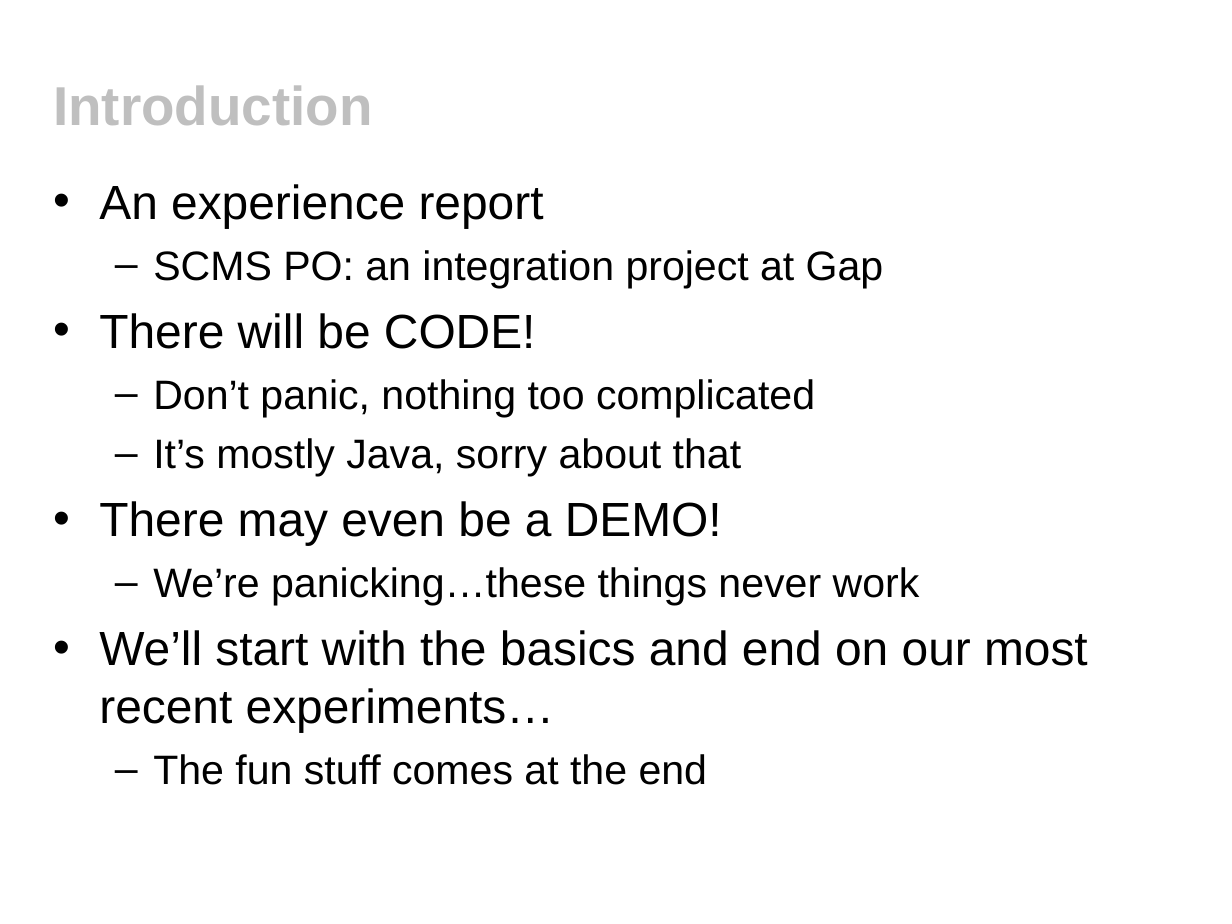
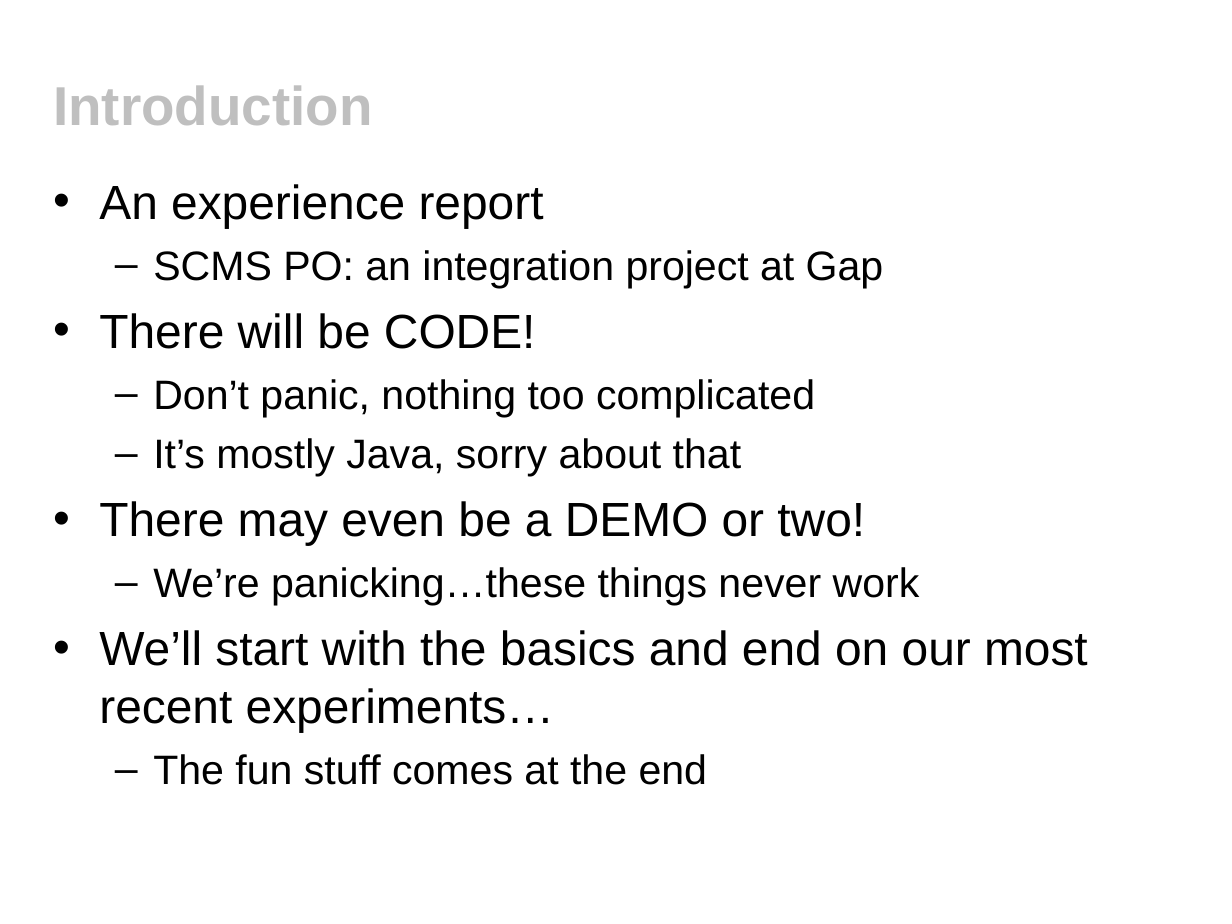
Before and after one commit to tobyclemson/test-data-generation-and-verification-presentation, a slide deck: slide 2 of test-data-generation-and-verification.ppt. Drawn at 1232x924 pixels with LibreOffice and Linux fonts; fonts in the diff are those of the drawing; background and template pictures are left out. Boxes give left, top, right and bottom in pixels: in the first picture for what was removed or moved away, otherwise in the second. Text is boxed around its words. In the diff, an @@ line names an element or a change of style, - is before the commit and + after.

```diff
--- a/test-data-generation-and-verification.ppt
+++ b/test-data-generation-and-verification.ppt
@@ text at (99,501,865,545): text changed @@
-• There may even be a DEMO!
+• There may even be a DEMO or two!
```
Also in this commit, not shown: 2 slides added, 9 other files.
